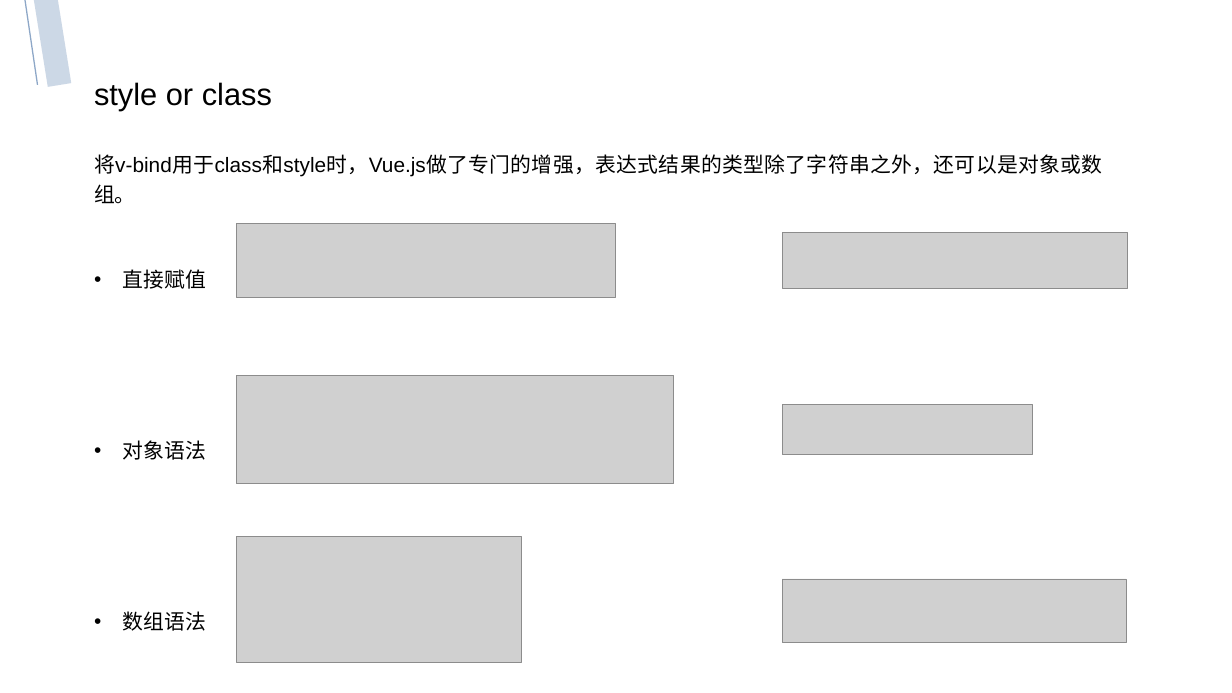
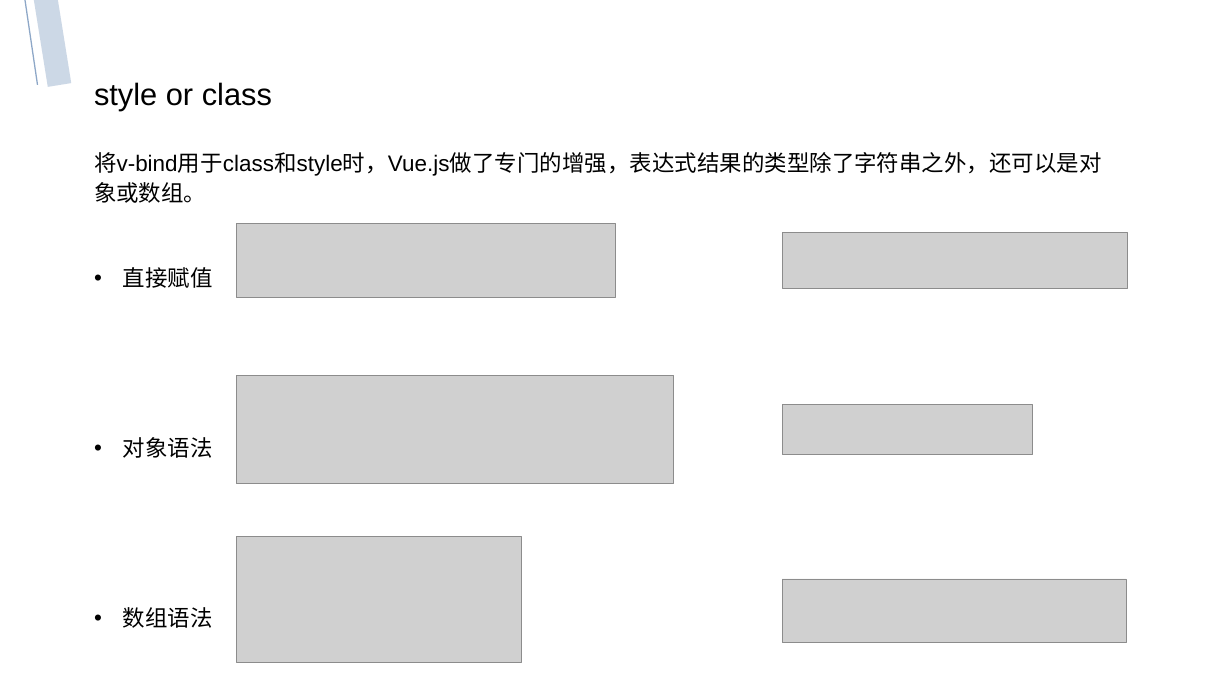
Before and after one commit to ZSI2017/Interchange, a slide deck: slide 8 of vue-简介.pptx. Drawn at 1232x693 pixels with LibreOffice and Linux fonts; fonts in the diff are those of the drawing; grey boxes stand for pictures. Boxes give left, top, right and bottom in pixels: in the first picture for what was removed or moved away, otherwise in the second. Text is boxed around its words. In the diff, an @@ line names an element or a change of style, - is before the commit and + after.

```diff
--- a/vue-简介.pptx
+++ b/vue-简介.pptx
@@ text "将v-bind用于class和style时，Vue.js做了专门的增强，表达式结果的类型除了字符串之外，还可以是对象或数 ..." at (94, 152, 1102, 628): size 16.2 to 17.6 pt; line spacing 1.2 to 1.1 @@
```
Also in this commit, not shown: 11 other slides changed.
